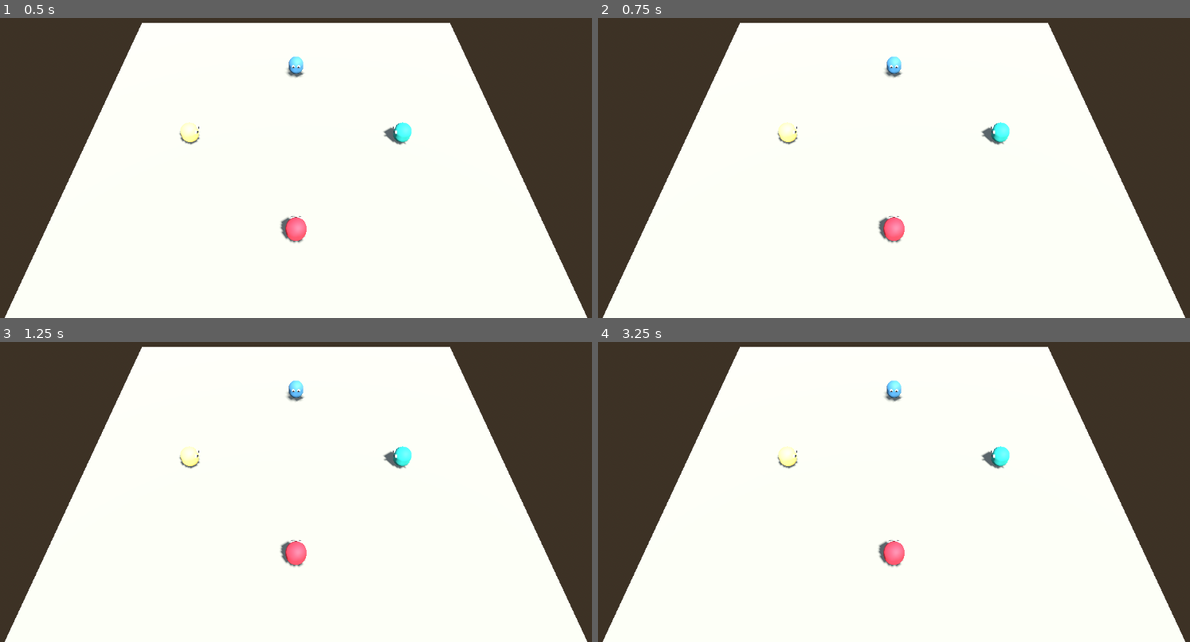
Above: before the commit, frames 1-4 (two rows, left to right).
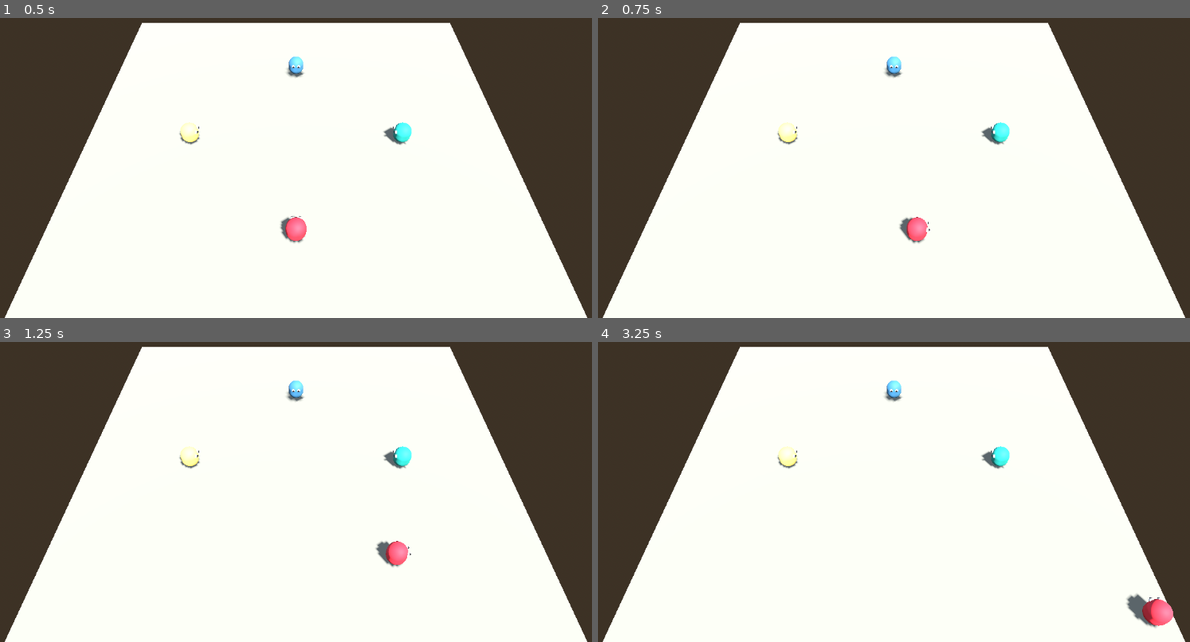
Above: after the commit, the same moments.

Repository: BlackFlow-DK/minigame-mansion
Game: Godot game, scene res://dev/sandbox.tscn
Same seed, same stepped clock (60 frames per second), same inputs: the game is played once before the commit and once after it.
Inputs:
- Up to frame 1 (0.5 s): no input
- Up to frame 2 (0.75 s): tap Enter at 0.5 s; hold D (move_right) from 0.53 s (still down); hold Space (jump) from 0.53 s (still down)
- Up to frame 3 (1.25 s): keep holding D (move_right); keep holding Space (jump)
- Up to frame 4 (3.25 s): release D (move_right) at 1.28 s; release Space (jump) at 1.28 s; hold S (move_back) 1.28-2.03 s; tap E (action) at 1.35, 2.85 s; tap Space (jump) at 1.52, 1.55, 1.82, 3.02, 3.05 s; hold D (move_right) 2.03-2.78 s; hold Space (jump) 2.03-2.78 s; hold W (move_forward) from 2.78 s (still down)

Frame 1 is identical in both runs. In frame 2, 0.6% of the frame differs, in the area x 47-57%, y 66-76%; in frame 3, 0.7%; in frame 4, 0.9%, in the area x 47-98%, y 66-96%.

Commit message:
movement: snappy running with ground/air accel, turn-around, friction, smooth facing
Accelerates horizontal velocity toward intent.move * max_speed (never hard-sets it),
caps deceleration while over top speed so knockback slides, slides on locked_friction
while control_locked, zeroes horizontal velocity while frozen. Tuning is exported.

Co-Authored-By: Claude Opus 5.5 <noreply@anthropic.com>

Diff:
--- a/game/player/components/movement.gd
+++ b/game/player/components/movement.gd
@@ -1,4 +1,74 @@
 class_name MovementComponent
 extends PlayerComponent
 ## Horizontal velocity and `facing` from `intent.move`. Owner: run.
-## Stub: does nothing yet.
+##
+## Accelerates the horizontal velocity toward `intent.move * max_speed` instead of setting it,
+## so impulses from the status component (knockback) survive and bleed off over time.
+## Vertical velocity belongs to the jump component and is never touched here.
+## A minigame can retune this in `_setup`, e.g.
+## `(player.get_component(&"movement") as MovementComponent).max_speed = 8.0`.
+
+## Top running speed (m/s) at full stick.
+@export var max_speed: float = 6.0
+## Acceleration toward the target velocity on the ground while steering (m/s^2).
+@export var ground_accel: float = 50.0
+## Deceleration on the ground with no input (m/s^2).
+@export var ground_friction: float = 35.0
+## Acceleration on the ground when the input points against the current velocity (m/s^2).
+@export var turn_accel: float = 90.0
+## Acceleration toward the target velocity in the air (m/s^2).
+@export var air_accel: float = 14.0
+## Deceleration in the air with no input (m/s^2).
+@export var air_friction: float = 4.0
+## Cap on the acceleration while faster than `max_speed` (after a push): the excess bleeds
+## off at most this fast, so knockback slides instead of vanishing (m/s^2).
+@export var overspeed_decel: float = 12.0
+## Deceleration while `control_locked` (stunned): intent is cleared then, so this is a slide (m/s^2).
+@export var locked_friction: float = 8.0
+## How fast `facing` turns toward the move direction (1/s, exponential; higher is snappier).
+@export var facing_sharpness: float = 16.0
+
+## Stick lengths below this do not turn `facing`.
+const FACING_DEADZONE := 0.05
+
+
+func physics_tick(delta: float) -> void:
+	var v := player.velocity
+	if player.frozen:
+		# Contract: frozen means no movement. Kill horizontal motion; leave vertical to jump.
+		player.velocity = Vector3(0.0, v.y, 0.0)
+		return
+
+	var move := player.intent.move.limit_length(1.0)
+	var has_input := move.length_squared() > 0.0001
+	var horizontal := Vector3(v.x, 0.0, v.z)
+	var target := Vector3(move.x, 0.0, move.y) * max_speed
+	var grounded := player.is_on_floor()
+
+	var rate: float
+	if player.control_locked:
+		rate = locked_friction
+	elif grounded:
+		if not has_input:
+			rate = ground_friction
+		elif horizontal.dot(target) < 0.0:
+			rate = turn_accel
+		else:
+			rate = ground_accel
+	else:
+		rate = air_accel if has_input else air_friction
+	if horizontal.length() > max_speed + 0.001:
+		rate = minf(rate, overspeed_decel)
+
+	horizontal = horizontal.move_toward(target, rate * delta)
+	player.velocity = Vector3(horizontal.x, v.y, horizontal.z)
+
+	if move.length() > FACING_DEADZONE:
+		_turn_facing(Vector3(move.x, 0.0, move.y), delta)
+
+
+func _turn_facing(direction: Vector3, delta: float) -> void:
+	var current := atan2(player.facing.x, player.facing.z)
+	var wanted := atan2(direction.x, direction.z)
+	var angle := lerp_angle(current, wanted, 1.0 - exp(-facing_sharpness * delta))
+	player.facing = Vector3(sin(angle), 0.0, cos(angle))
--- /dev/null
+++ b/game/tests/test_movement.gd
@@ -0,0 +1,172 @@
+extends GameTest
+## Movement (running): top speed, stopping, turning, facing, frozen, external velocity, air control.
+## Only the Player API and shared state are used. The jump component may or may not add
+## gravity; the tests hold the blob on the floor (or in the air) themselves so they pass either way.
+
+
+func _horizontal_speed(p: Player) -> float:
+	return Vector2(p.velocity.x, p.velocity.z).length()
+
+
+## One player on the dev arena (slot 0 at (0, 0, 5)), pressed onto the floor for a few ticks
+## so `is_on_floor()` is true before the test starts.
+func _grounded_player() -> Player:
+	var p := spawn_arena(1)[0]
+	await step(3, func(_i: int) -> void: _press_down(p))
+	assert_true(p.is_on_floor(), "player starts on the floor")
+	return p
+
+
+func _press_down(p: Player) -> void:
+	p.velocity.y = minf(p.velocity.y, -1.0)
+
+
+func _run(p: Player, move: Vector2) -> Callable:
+	return func(_i: int) -> void:
+		_press_down(p)
+		p.intent.move = move
+
+
+func test_reaches_top_speed() -> void:
+	var p: Player = await _grounded_player()
+	var movement := p.get_component(&"movement") as MovementComponent
+	if not assert_true(movement != null, "movement component present"):
+		return
+	await step(12, _run(p, Vector2.LEFT))
+	assert_true(_horizontal_speed(p) >= movement.max_speed * 0.95, "near top speed within 0.2 s (%f)" % _horizontal_speed(p))
+	var peak := 0.0
+	for i in 48:
+		await step(1, _run(p, Vector2.LEFT))
+		peak = maxf(peak, _horizontal_speed(p))
+	assert_near(_horizontal_speed(p), movement.max_speed, 0.01, "holds top speed")
+	assert_true(peak <= movement.max_speed + 0.01, "never exceeds top speed (%f)" % peak)
+	assert_near(p.velocity.normalized(), Vector3.LEFT, 0.01, "runs along the input")
+	assert_true(p.global_position.x < -4.0, "actually moved (x = %f)" % p.global_position.x)
+	# Half stick, half speed.
+	await step(40, _run(p, Vector2.LEFT * 0.5))
+	assert_near(_horizontal_speed(p), movement.max_speed * 0.5, 0.01, "analog stick scales speed")
+
+
+func test_tuning_changes_top_speed() -> void:
+	var p: Player = await _grounded_player()
+	var movement := p.get_component(&"movement") as MovementComponent
+	movement.max_speed = 9.0
+	await step(40, _run(p, Vector2.LEFT))
+	assert_near(_horizontal_speed(p), 9.0, 0.01, "exported max_speed is honoured")
+
+
+func test_stops_when_released() -> void:
+	var p: Player = await _grounded_player()
+	await step(40, _run(p, Vector2.LEFT))
+	var released_at := p.global_position
+	await step(1, _run(p, Vector2.ZERO))
+	assert_true(_horizontal_speed(p) > 1.0, "does not stop dead in one tick")
+	await step(14, _run(p, Vector2.ZERO))
+	assert_near(_horizontal_speed(p), 0.0, 0.001, "stopped within 0.25 s")
+	var slide := (p.global_position - released_at) * Vector3(1, 0, 1)
+	assert_true(slide.length() < 1.0, "short stopping distance (%f m)" % slide.length())
+	var at_rest := p.global_position
+	await step(20, _run(p, Vector2.ZERO))
+	assert_near(p.global_position * Vector3(1, 0, 1), at_rest * Vector3(1, 0, 1), 0.001, "stays put")
+
+
+func test_quick_turn_around() -> void:
+	var p: Player = await _grounded_player()
+	await step(30, _run(p, Vector2.RIGHT))
+	assert_true(p.velocity.x > 5.9, "running right")
+	var frames := 0
+	while p.velocity.x > -5.5 and frames < 60:
+		await step(1, _run(p, Vector2.LEFT))
+		frames += 1
+	assert_true(frames <= 15, "full reversal within 0.25 s (took %d ticks)" % frames)
+	assert_true(absf(p.velocity.z) < 0.01, "no sideways drift on a straight reversal")
+
+
+func test_facing_follows_move() -> void:
+	var p: Player = await _grounded_player()
+	var start := p.facing  # spawn 0 faces -Z
+	await step(1, _run(p, Vector2.RIGHT))
+	assert_true(p.facing.distance_to(Vector3.RIGHT) > 0.1, "turns smoothly, not instantly")
+	assert_true(p.facing.distance_to(start) > 0.01, "starts turning at once")
+	await step(20, _run(p, Vector2.RIGHT))
+	assert_near(p.facing, Vector3.RIGHT, 0.02, "faces the move direction")
+	assert_near(p.facing.length(), 1.0, 0.001, "facing is a unit vector")
+	assert_near(p.facing.y, 0.0, 0.0001, "facing stays on XZ")
+	var diag := Vector2(1, 1).normalized()
+	await step(30, _run(p, diag))
+	assert_near(p.facing, Vector3(diag.x, 0, diag.y), 0.02, "faces a diagonal")
+	await step(30, _run(p, Vector2.ZERO))
+	assert_near(p.facing, Vector3(diag.x, 0, diag.y), 0.02, "keeps facing when the stick is released")
+	assert_eq(p.global_basis, Basis.IDENTITY, "root never rotates")
+
+
+func test_frozen_does_not_move() -> void:
+	var p: Player = await _grounded_player()
+	await step(20, _run(p, Vector2.LEFT))
+	p.frozen = true
+	await step(1, _run(p, Vector2.LEFT))
+	var held := p.global_position
+	var facing := p.facing
+	await step(30, _run(p, Vector2.UP))
+	assert_near(p.global_position * Vector3(1, 0, 1), held * Vector3(1, 0, 1), 0.001, "frozen: no horizontal motion")
+	assert_near(_horizontal_speed(p), 0.0, 0.0001, "frozen: no horizontal velocity")
+	assert_near(p.facing, facing, 0.0001, "frozen: facing unchanged")
+	p.frozen = false
+	await step(10, _run(p, Vector2.UP))
+	assert_true(_horizontal_speed(p) > 3.0, "moves again after unfreezing")
+
+
+func test_external_velocity_decays() -> void:
+	var p: Player = await _grounded_player()
+	p.apply_impulse(Vector3(12, 0, 0))
+	await step(1, _run(p, Vector2.ZERO))
+	assert_true(p.velocity.x > 11.0, "a push survives the next tick (vx = %f)" % p.velocity.x)
+	var last := p.velocity.x
+	var frames := 0
+	while p.velocity.x > 0.001 and frames < 120:
+		await step(1, _run(p, Vector2.ZERO))
+		assert_true(p.velocity.x <= last + 0.0001, "the push only decays")
+		last = p.velocity.x
+		frames += 1
+	assert_true(frames > 10, "the push lasts a while (%d ticks)" % frames)
+	assert_true(frames < 90, "and then it is gone (%d ticks)" % frames)
+	# Running against a push slows it but does not cancel it at once.
+	p.apply_impulse(Vector3(12, 0, 0))
+	await step(1, _run(p, Vector2.LEFT))
+	assert_true(p.velocity.x > 10.0, "running into a push does not erase it (vx = %f)" % p.velocity.x)
+
+
+func test_control_locked_slides_longer() -> void:
+	var free_p: Player = await _grounded_player()
+	free_p.apply_impulse(Vector3(-5, 0, 0))
+	await step(8, _run(free_p, Vector2.ZERO))
+	var free_speed := _horizontal_speed(free_p)
+	free_p.control_locked = true
+	free_p.apply_impulse(Vector3(-5 - free_p.velocity.x, 0, 0))  # back to exactly -5
+	await step(8, _run(free_p, Vector2.ZERO))
+	var locked_speed := _horizontal_speed(free_p)
+	assert_true(locked_speed > free_speed + 1.0, "stunned players slide further (%f vs %f)" % [locked_speed, free_speed])
+	assert_true(locked_speed < 5.0, "but still slow down")
+
+
+func test_air_control_weaker_than_ground() -> void:
+	var p: Player = await _grounded_player()
+	await step(6, _run(p, Vector2.LEFT))
+	var ground_speed := _horizontal_speed(p)
+	await step(30, _run(p, Vector2.ZERO))
+	# Lift the blob well above the floor and hold it there (whatever gravity jump applies).
+	p.place_at(Transform3D(Basis.IDENTITY, Vector3(0, 30, 0)))
+	var float_there := func(_i: int) -> void:
+		p.velocity.y = 0.0
+		p.intent.move = Vector2.LEFT
+	await step(1, func(_i: int) -> void: p.velocity.y = 0.0)
+	assert_false(p.is_on_floor(), "in the air")
+	await step(6, float_there)
+	var air_speed := _horizontal_speed(p)
+	assert_true(air_speed > 0.1, "some air control (%f)" % air_speed)
+	assert_true(air_speed < ground_speed * 0.6, "air control weaker than ground (%f vs %f)" % [air_speed, ground_speed])
+	# Letting go in the air keeps most of the momentum.
+	await step(30, float_there)
+	var cruising := _horizontal_speed(p)
+	await step(6, func(_i: int) -> void: p.velocity.y = 0.0)
+	assert_true(_horizontal_speed(p) > cruising * 0.5, "air friction is gentle")
Not shown, added: game/tests/test_movement.gd.uid
